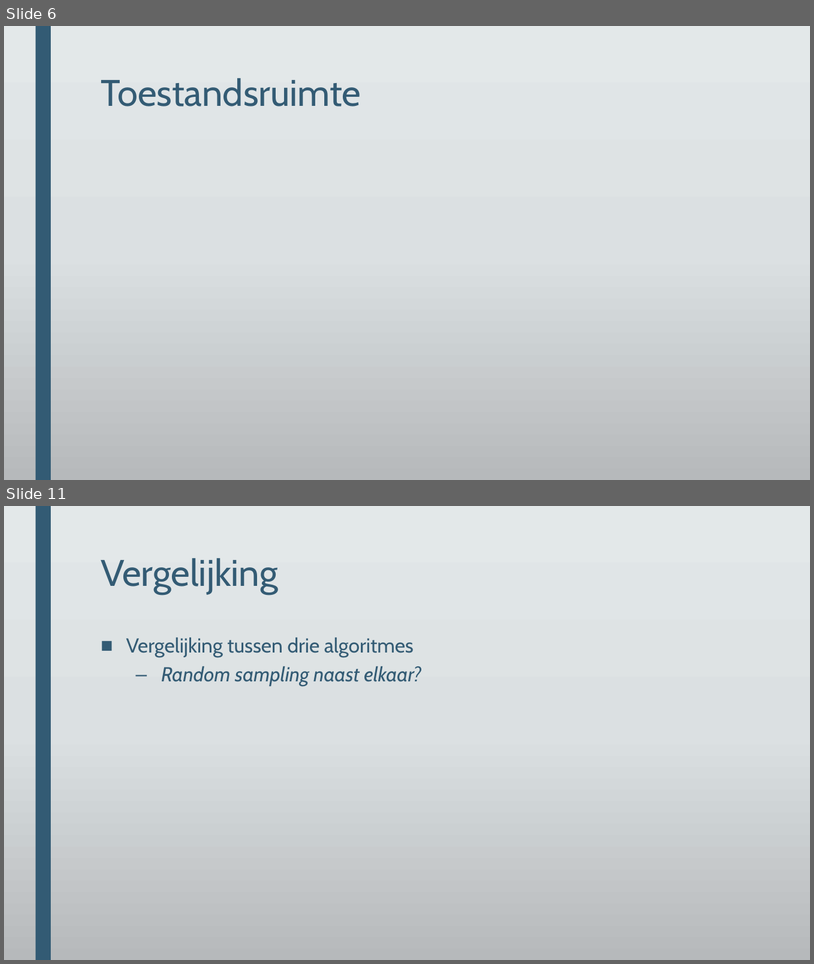
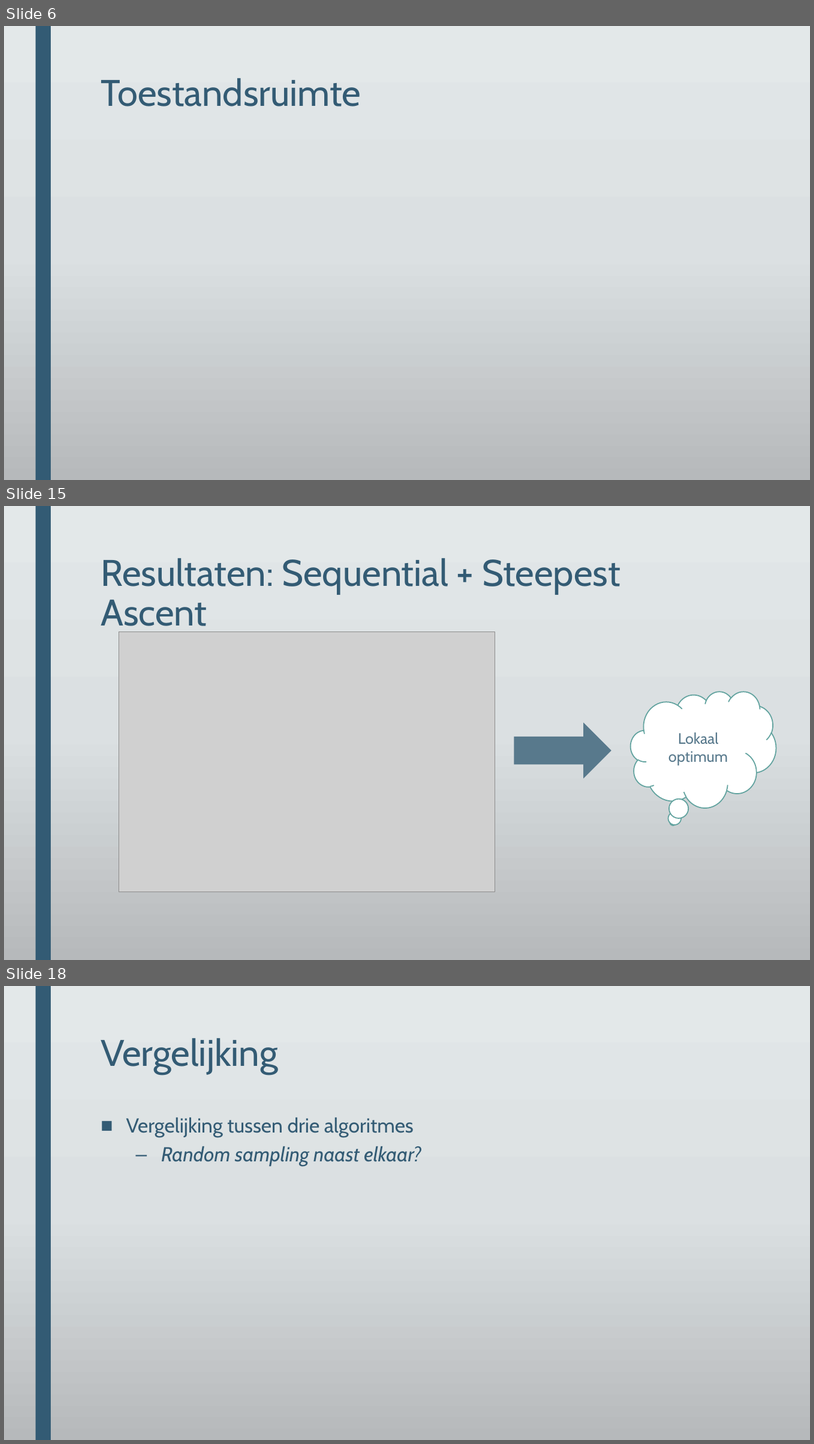
Before and after one commit to DeRoostermakers/Heuristieken, a slide deck: Presentaties/storyboard eindpresentatie.pptx. Shown one above the other, each under a label of ours: slides 6 and 11 before the commit, slides 6, 15 and 18 after it; the slides between them are not shown. The pictures are 814x964 and 814x1444 pixels, drawn with LibreOffice and Linux fonts; fonts in the diff are those of the drawing; grey boxes stand for pictures; background and template pictures are left out. Boxes give left, top, right and bottom in pixels: in the first picture for what was removed or moved away, otherwise in the second. Text is boxed around its words. In the diff, an @@ line names an element or a change of style, - is before the commit and + after.

```diff
--- a/Presentaties/storyboard eindpresentatie.pptx
+++ b/Presentaties/storyboard eindpresentatie.pptx
@@ slide 15 added at (4, 506, 810, 960), background gradient #E3E8EA to #DCE0E2 to #B6BABC; not listed: 1 template element that a slide beside it also shows @@
@@ title added at (101, 558, 621, 634), 44 pt, text #335B74 @@
+Resultaten: Sequential + Steepest Ascent
@@ picture added at (119, 632, 495, 892) @@
@@ thought cloud added at (632, 691, 777, 807), fill #FFFFFF, outline #62A39F 1.25 pt, 18 pt, text #58798C @@
+Lokaal optimum
@@ right arrow added at (515, 723, 612, 778), fill #58798C @@
@@ what was slide 11 is now slide 18 @@
```
Also in this commit, not shown: 4 slides changed, 9 other slides added, 3 slides removed, 6 other files.
